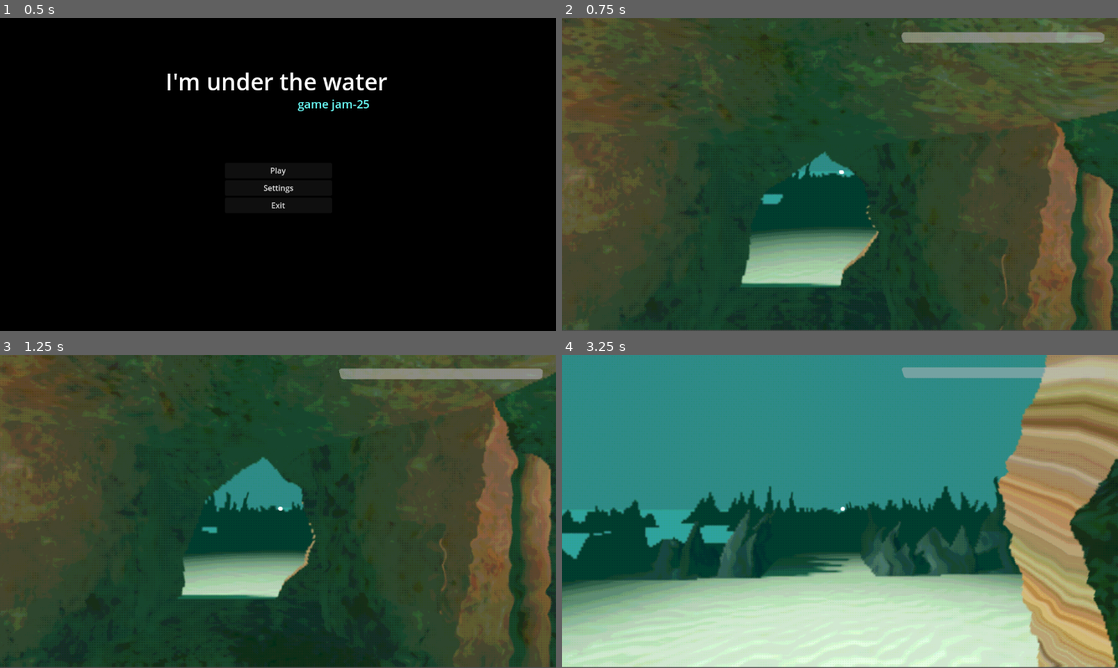
Above: before the commit, frames 1-4 (two rows, left to right).
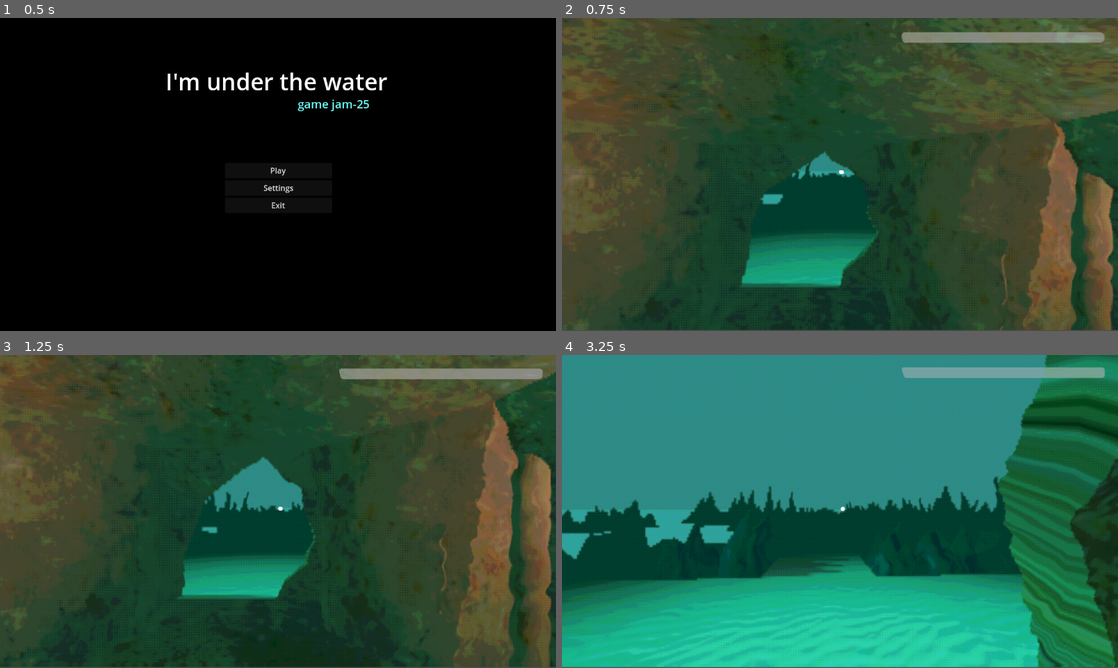
Above: after the commit, the same moments.

Repository: useronym/BubbleGameJam
Game: Godot game, scene res://scenes/mainMenu.tscn
The game is run twice, just before and just after one commit, with the same random seed, the same clock (stepped at 60 frames per second) and the same inputs.
Inputs (mouse positions are in pixels of both pictures, inside the frame that each line leads up to):
- Up to frame 1 (0.5 s): no input
- Up to frame 2 (0.75 s): click "Play" at 0.5 s
- Up to frame 3 (1.25 s): no input
- Up to frame 4 (3.25 s): tap Enter at 1.25 s; move the mouse to (867, 511) at 1.27 s; hold W (up) from 1.28 s (still down); tap E (interact) at 1.35, 2.1, 2.85 s; move the mouse to (812, 511) at 2.02 s; move the mouse to (851, 505) at 2.77 s

Frame 1 is identical in both runs. In frame 2, 3.5% of the frame differs, in the area x 32-57%, y 59-86%; in frame 3, 2.8%; in frame 4, 41%, in the area x 0-100%, y 0-100%.

Commit message:
Change light color

Diff:
--- a/scenes/lights.tscn
+++ b/scenes/lights.tscn
@@ -15,6 +15,7 @@
 
 [node name="DirectionalLight3D" type="DirectionalLight3D" parent="."]
 transform = Transform3D(-0.0596813, 0.519102, -0.852626, 0.0362469, 0.854712, 0.517835, 0.997559, -1.48648e-08, -0.0698262, 0, 0, 0)
+light_color = Color(0.0225818, 0.577341, 0.553477, 1)
 shadow_enabled = true
 shadow_blur = 0.0
 directional_shadow_mode = 1
